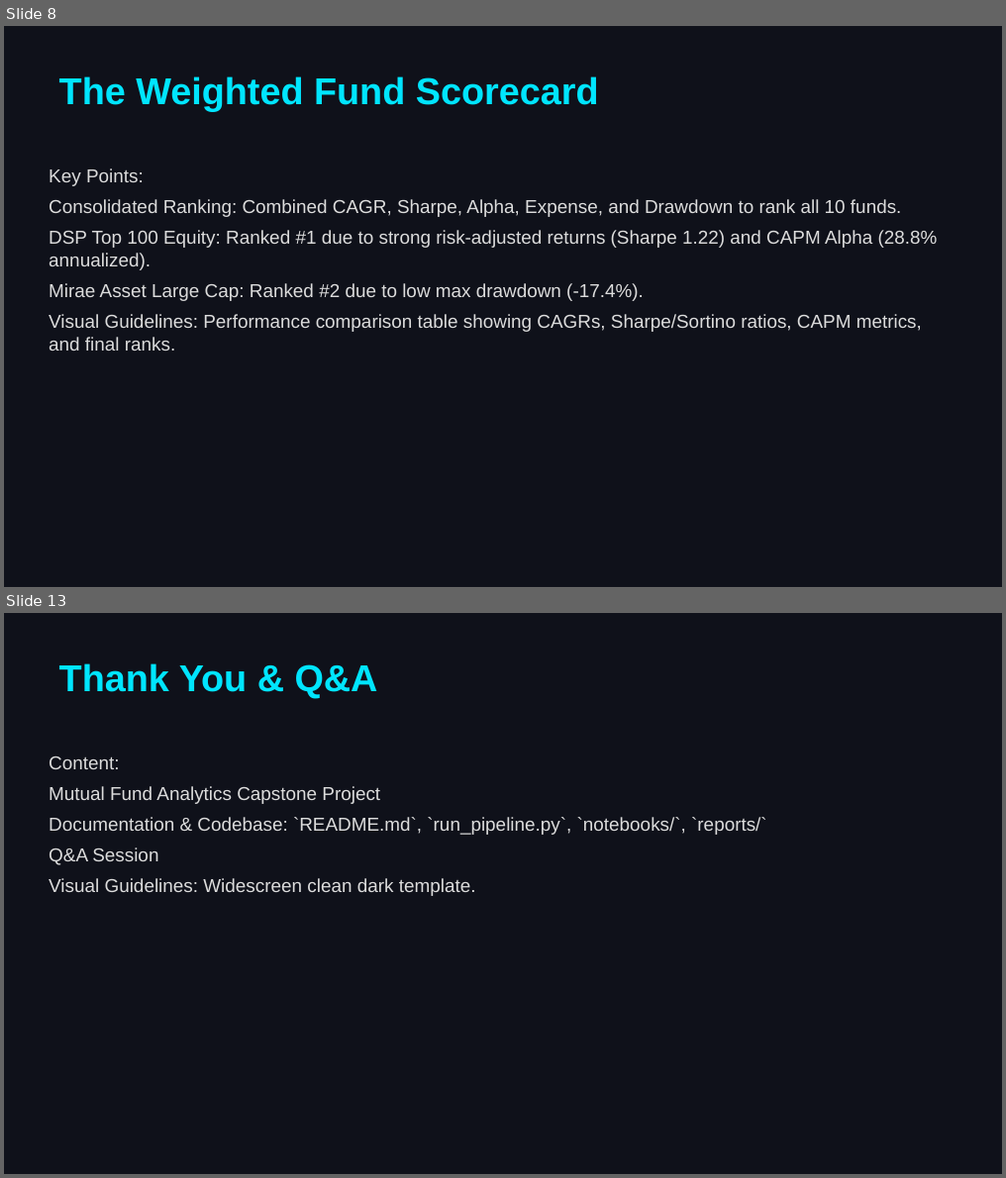
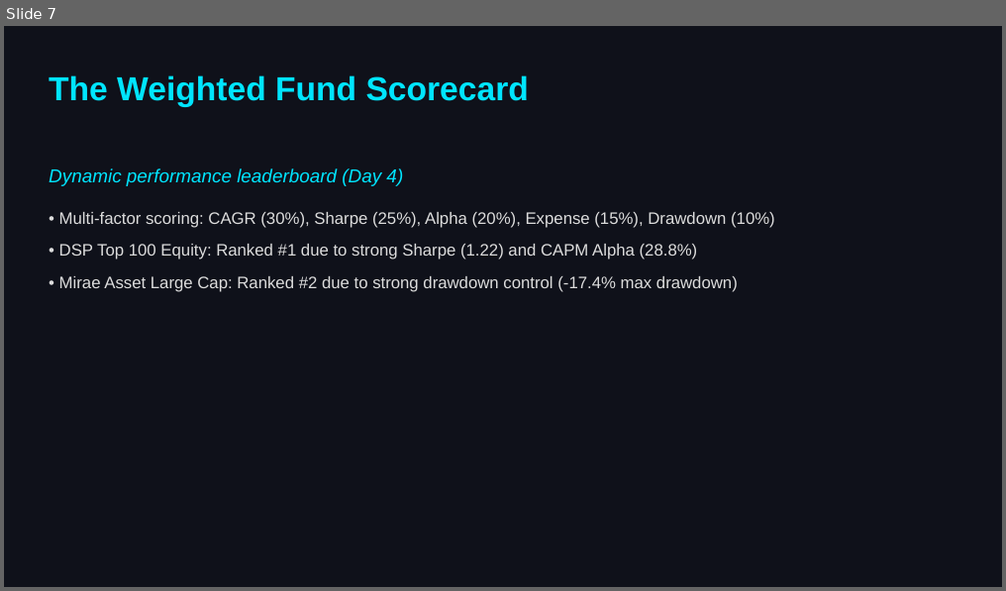
Before and after one commit to DHILEEPB/bluestock_mf_capstone, a slide deck: reports/Presentation.pptx. Shown one above the other, each under a label of ours: slides 8 and 13 before the commit, slide 7 after it; the slides between them are not shown. The pictures are 1006x1178 and 1006x591 pixels, drawn with LibreOffice and Linux fonts; fonts in the diff are those of the drawing. Boxes give left, top, right and bottom in pixels: in the first picture for what was removed or moved away, otherwise in the second. Text is boxed around its words. In the diff, an @@ line names an element or a change of style, - is before the commit and + after.

Commit message:
docs: humanize Final_Report.pdf and Presentation.pptx styles and content

```diff
--- a/reports/Presentation.pptx
+++ b/reports/Presentation.pptx
@@ slide 13 removed at (x1=4, y1=613, x2=1002, y2=1174), background #0F111A @@
@@ text removed at (x1=59, y1=663, x2=378, y2=698) @@
-Thank You & Q&A
@@ text removed at (x1=49, y1=757, x2=767, y2=896) @@
-Content:
-Mutual Fund Analytics Capstone Project
-Documentation & Codebase: `README.md`, `run_pipeline.py`, `notebooks/`, `reports/`
-Q&A Session
-Visual Guidelines: Widescreen clean dark template.
@@ what was slide 8 is now slide 7 @@
@@ slide 7 changed as well @@
@@ text "The Weighted Fund Scorecard" at (x1=49, y1=76, x2=529, y2=107): size 36 to 32 pt @@
@@ text at (x1=49, y1=169, x2=775, y2=292): text changed; size 18 to 16 pt @@
-Key Points:
-Consolidated Ranking: Combined CAGR, Sharpe, Alpha, Expense, and Drawdown to rank all 10 funds.
-DSP Top 100 Equity: Ranked #1 due to strong risk-adjusted returns (Sharpe 1.22) and CAPM Alpha (28.8% annualized).
-Mirae Asset Large Cap: Ranked #2 due to low max drawdown (-17.4%).
-Visual Guidelines: Performance comparison table showing CAGRs, Sharpe/Sortino ratios, CAPM metrics, and final ranks.
+Dynamic performance leaderboard (Day 4)
+• Multi-factor scoring: CAGR (30%), Sharpe (25%), Alpha (20%), Expense (15%), Drawdown (10%)
+• DSP Top 100 Equity: Ranked #1 due to strong Sharpe (1.22) and CAPM Alpha (28.8%)
+• Mirae Asset Large Cap: Ranked #2 due to strong drawdown control (-17.4% max drawdown)
```
Also in this commit, not shown: 8 other slides changed, 3 slides added, 3 other slides removed, 1 other file.
